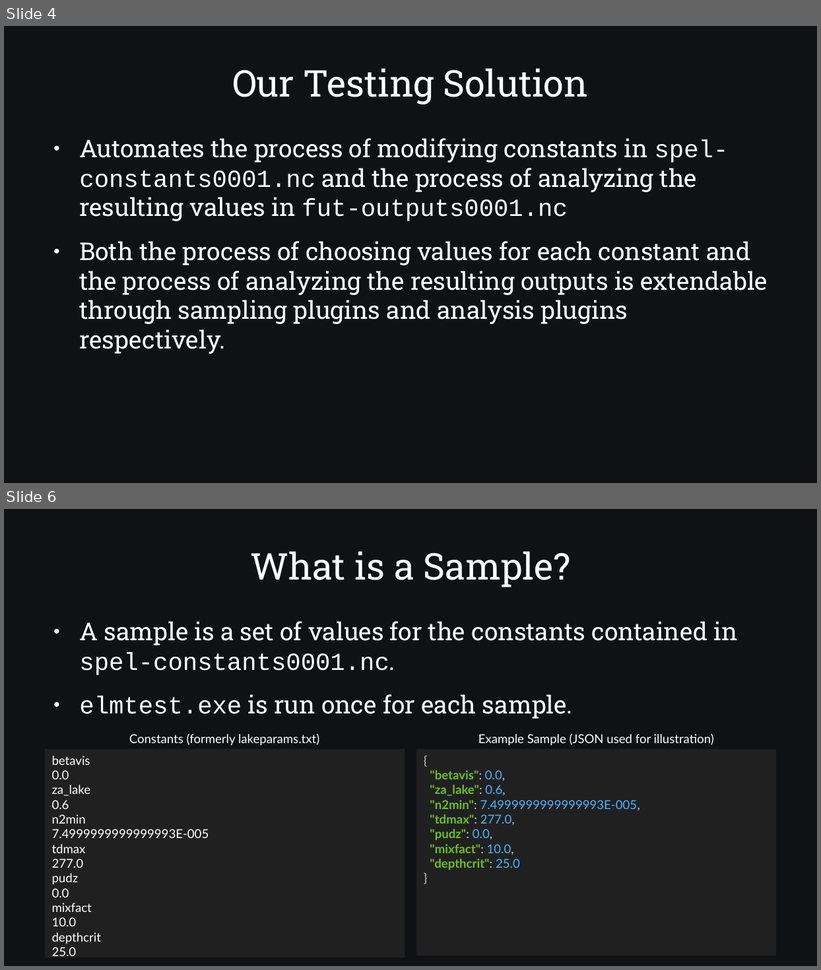
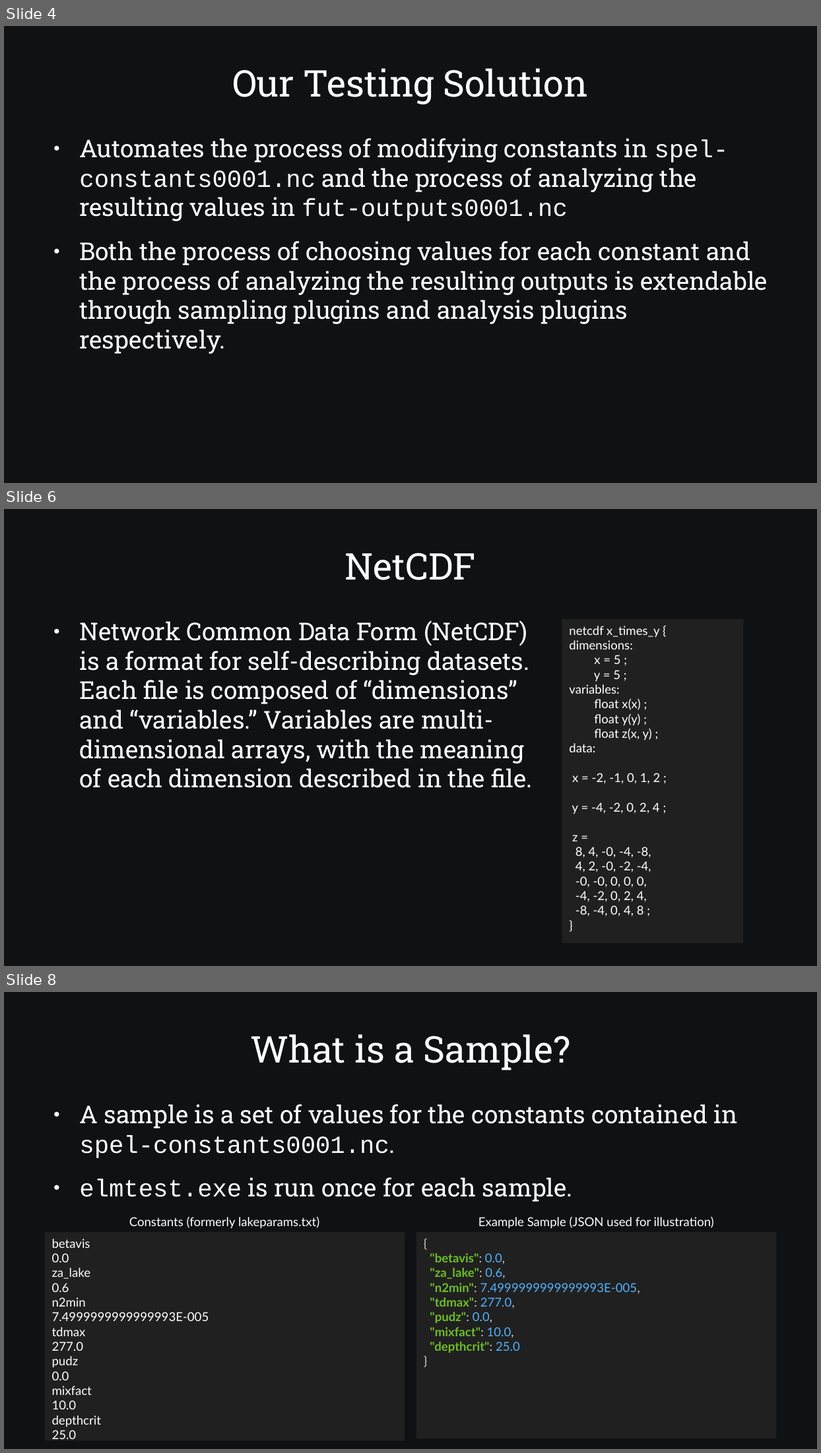
Before and after one commit to SamAllen06/lake_temp_work, a slide deck: documentation/for_collaborators/TestingSoftwareOverview.odp. Shown one above the other, each under a label of ours: slides 4 and 6 before the commit, slides 4, 6 and 8 after it; the slides between them are not shown. The pictures are 821x970 and 821x1453 pixels, drawn with LibreOffice and Linux fonts; fonts in the diff are those of the drawing. Boxes give left, top, right and bottom in pixels: in the first picture for what was removed or moved away, otherwise in the second. Text is boxed around its words. In the diff, an @@ line names an element or a change of style, - is before the commit and + after.

```diff
--- a/documentation/for_collaborators/TestingSoftwareOverview.odp
+++ b/documentation/for_collaborators/TestingSoftwareOverview.odp
@@ slide 6 added at (4,509,817,966), background #0F1112 @@
@@ title added at (345,553,477,580), 36 pt, text #FFFFFF @@
+NetCDF
@@ text added at (79,621,533,788), 24 pt, text #FFFFFF @@
+● Network Common Data Form (NetCDF) is a format for self-describing datasets. Each file is composed of “dimensions” and “variables.” Variables are multi-dimensional arrays, with the meaning of each dimension described in the file.
@@ rectangle added at (562,620,744,943), fill #202020, 12 pt, text #FFFFFF @@
+netcdf x_times_y {
+dimensions:
+x = 5 ;
+y = 5 ;
+variables:
+float x(x) ;
+float y(y) ;
+float z(x, y) ;
+data:
+x = -2, -1, 0, 1, 2 ;
+y = -4, -2, 0, 2, 4 ;
+z =
+8, 4, -0, -4, -8,
+4, 2, -0, -2, -4,
+-0, -0, 0, 0, 0,
+-4, -2, 0, 2, 4,
+-8, -4, 0, 4, 8 ;
+}
@@ what was slide 6 is now slide 8 @@
```
Also in this commit, not shown: 2 slides changed, 1 other slide added, 1 other file.
